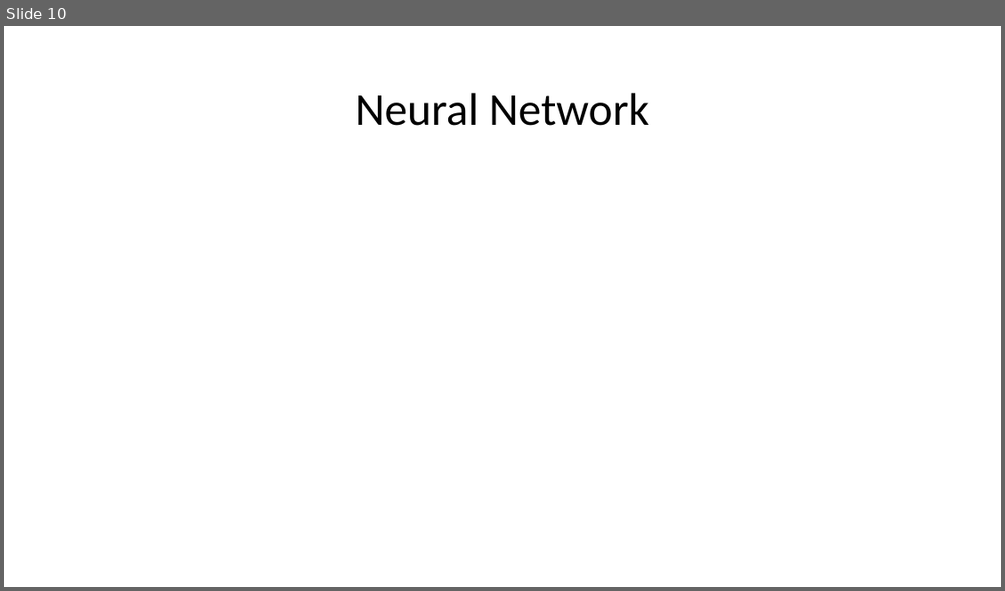
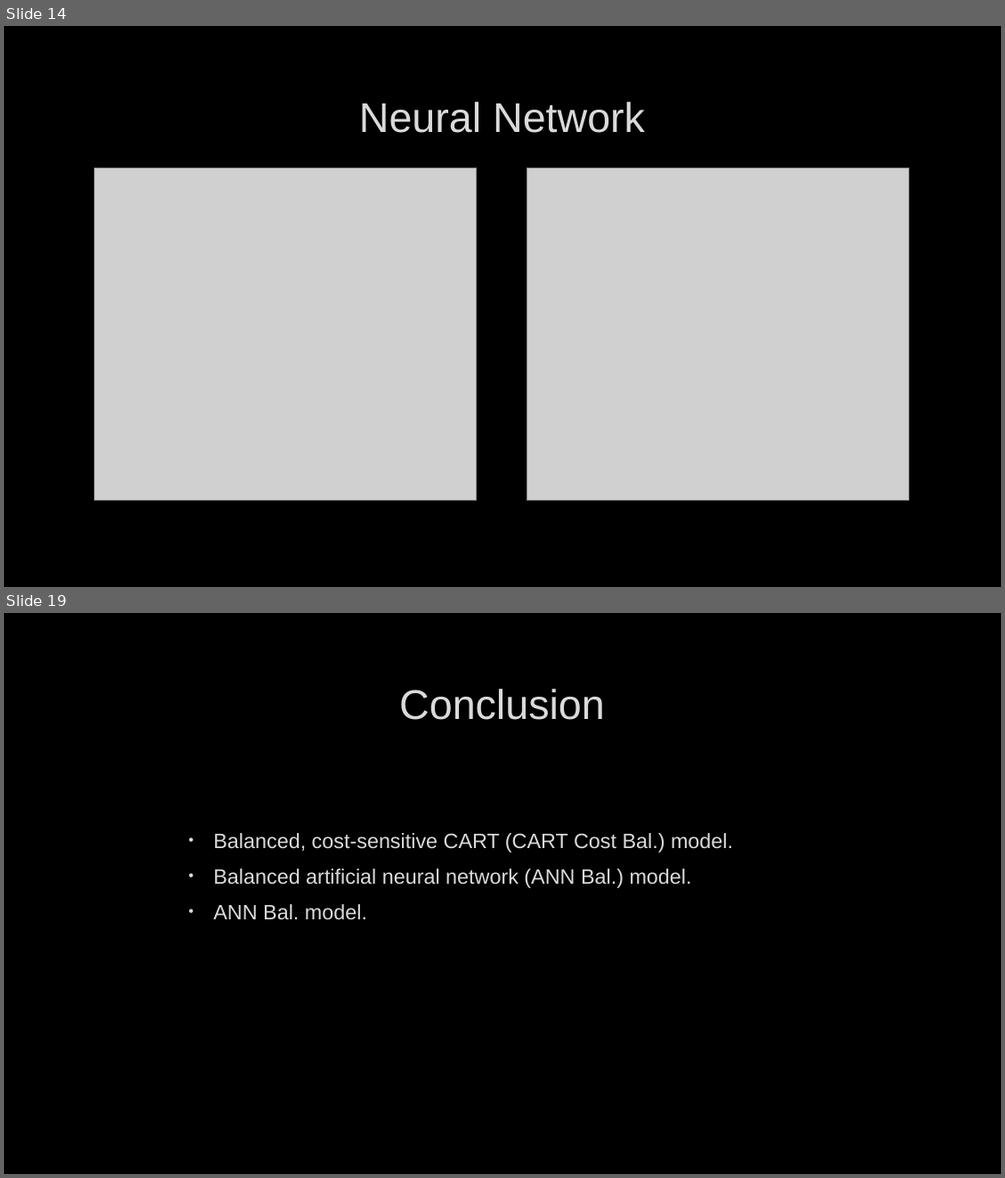
Before and after one commit to hunterblum/Data-Mining-G4, a slide deck: Stroke Dataset Presentation.pptx. Shown one above the other, each under a label of ours: slide 10 before the commit, slides 14 and 19 after it; the slides between them are not shown. The pictures are 1005x591 and 1005x1178 pixels, drawn with LibreOffice and Linux fonts; fonts in the diff are those of the drawing; grey boxes stand for pictures; background and template pictures are left out. Boxes give left, top, right and bottom in pixels: in the first picture for what was removed or moved away, otherwise in the second. Text is boxed around its words. In the diff, an @@ line names an element or a change of style, - is before the commit and + after.

```diff
--- a/Stroke Dataset Presentation.pptx
+++ b/Stroke Dataset Presentation.pptx
@@ slide 19 added at [4,613,1001,1174], background picture (left out) @@
@@ title added at [399,689,605,720], 40 pt, text #DADADA @@
+Conclusion
@@ text added at [213,833,733,920], 20 pt, text #DADADA @@
+• Balanced, cost-sensitive CART (CART Cost Bal.) model.
+• Balanced artificial neural network (ANN Bal.) model.
+• ANN Bal. model.
@@ what was slide 10 is now slide 14 @@
@@ slide 14 changed as well @@
@@ background #FFFFFF to picture (left out) @@
@@ title "Neural Network": place and size @@
-title "Neural Network" at [356,93,649,126]
+title "Neural Network" at [359,102,645,133]
@@ title "Neural Network" at [359,102,645,133]: size 44 to 40 pt, font Calibri to Arial, text colour #000000 to #DADADA, letter outline none to #404040 0.75 pt; line spacing 0.9 to 1 @@
@@ picture added at [95,168,477,499] @@
@@ picture added at [527,168,909,499] @@
```
Also in this commit, not shown: 2 other slides changed, 16 other slides added, 12 slides removed.
